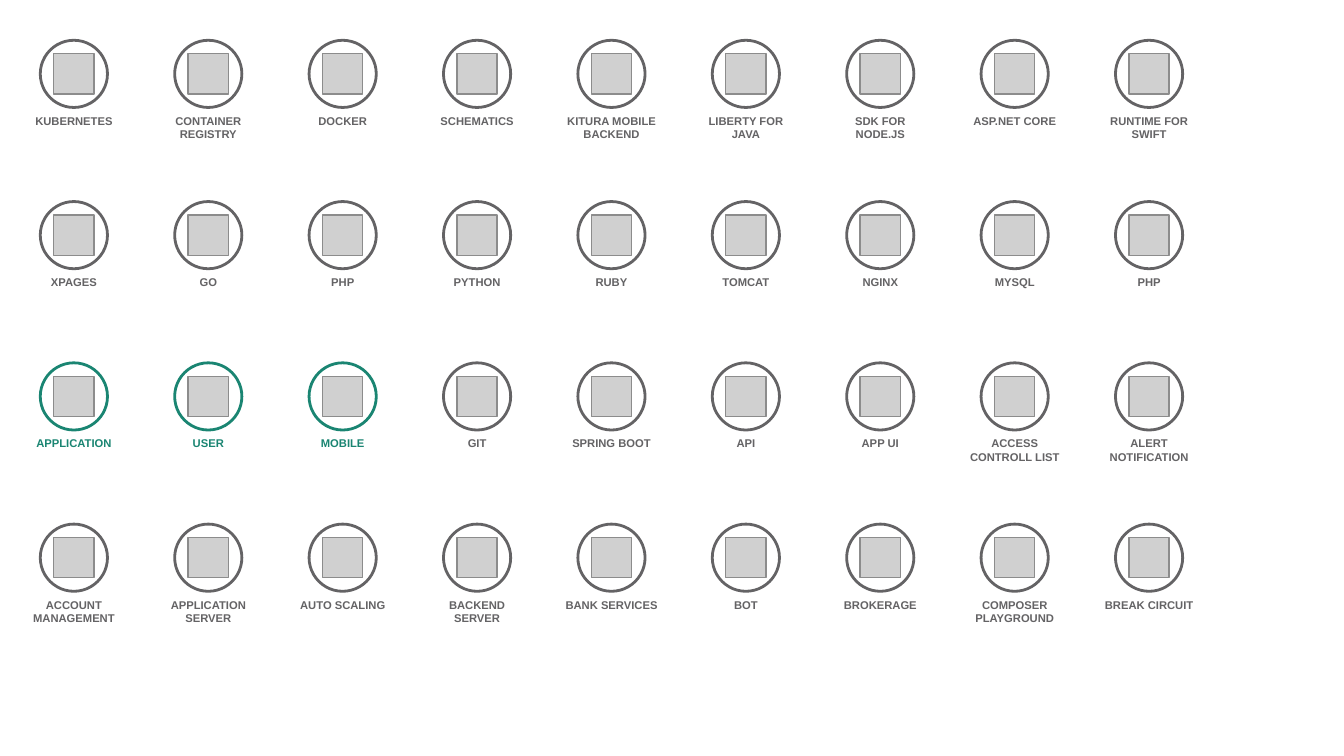
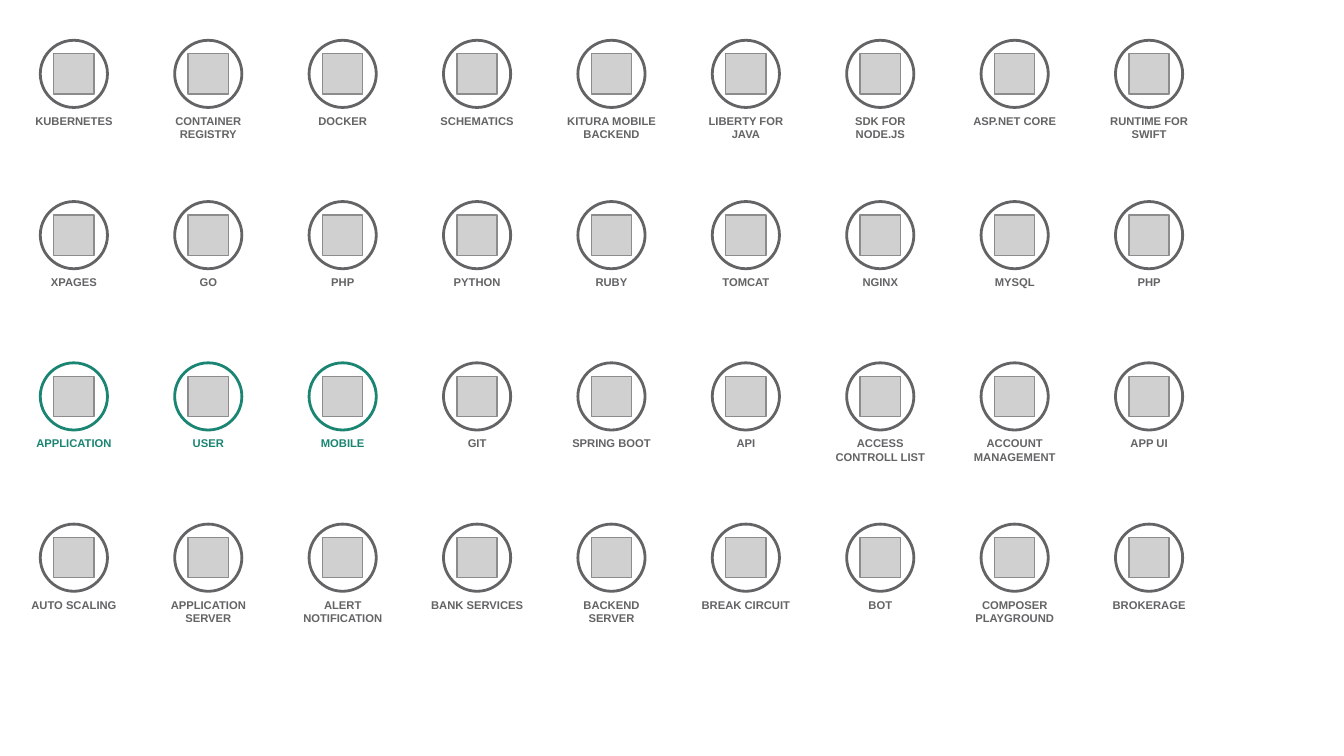
Before and after one commit to l2fprod/myarchitecture, a slide deck: slide 10 of mycatalog-architecture-diagram-template.pptx. Drawn at 1344x756 pixels with LibreOffice and Linux fonts; fonts in the diff are those of the drawing; grey boxes stand for pictures. Boxes give left, top, right and bottom in pixels: in the first picture for what was removed or moved away, otherwise in the second. Text is boxed around its words. In the diff, an @@ line names an element or a change of style, - is before the commit and + after.

```diff
--- a/mycatalog-architecture-diagram-template.pptx
+++ b/mycatalog-architecture-diagram-template.pptx
@@ text "ACCESS CONTROLL LIST": place and size @@
-text "ACCESS CONTROLL LIST" at <box>970,439,1059,461</box>
+text "ACCESS CONTROLL LIST" at <box>836,439,925,461</box>
@@ text removed at <box>862,439,899,447</box> @@
-APP UI
@@ text added at <box>974,439,1056,461</box>, 6 pt, text #646365, bold @@
+ACCOUNT MANAGEMENT
@@ text at <box>1130,439,1167,447</box>: text changed @@
-ALERT NOTIFICATION
+APP UI
@@ text "BANK SERVICES": place and size @@
-text "BANK SERVICES" at <box>566,601,657,609</box>
+text "BANK SERVICES" at <box>431,601,523,609</box>
@@ text "BACKEND SERVER": place and size @@
-text "BACKEND SERVER" at <box>449,601,505,622</box>
+text "BACKEND SERVER" at <box>583,601,639,622</box>
@@ text "BOT": place and size @@
-text "BOT" at <box>734,601,758,609</box>
+text "BOT" at <box>868,601,892,609</box>
@@ text at <box>31,601,116,609</box>: text changed @@
-ACCOUNT MANAGEMENT
+AUTO SCALING
@@ text at <box>303,601,382,622</box>: text changed @@
-AUTO SCALING
+ALERT NOTIFICATION
@@ text added at <box>702,601,790,609</box>, 6 pt, text #646365, bold @@
+BREAK CIRCUIT
@@ text removed at <box>844,601,917,609</box> @@
-BROKERAGE
@@ text at <box>1113,601,1186,609</box>: text changed @@
-BREAK CIRCUIT
+BROKERAGE
```
Also in this commit, not shown: 13 other slides changed.
